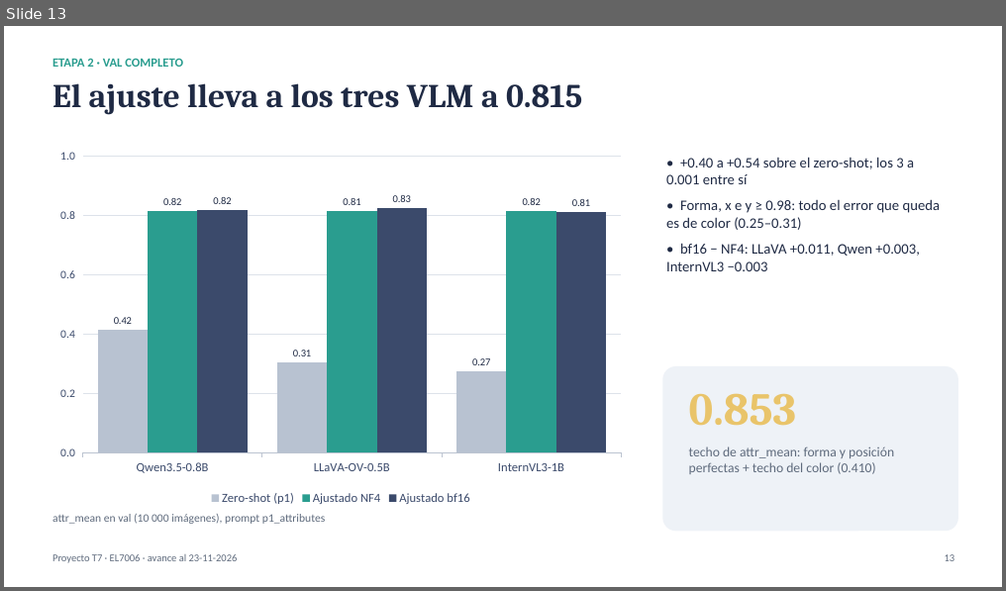
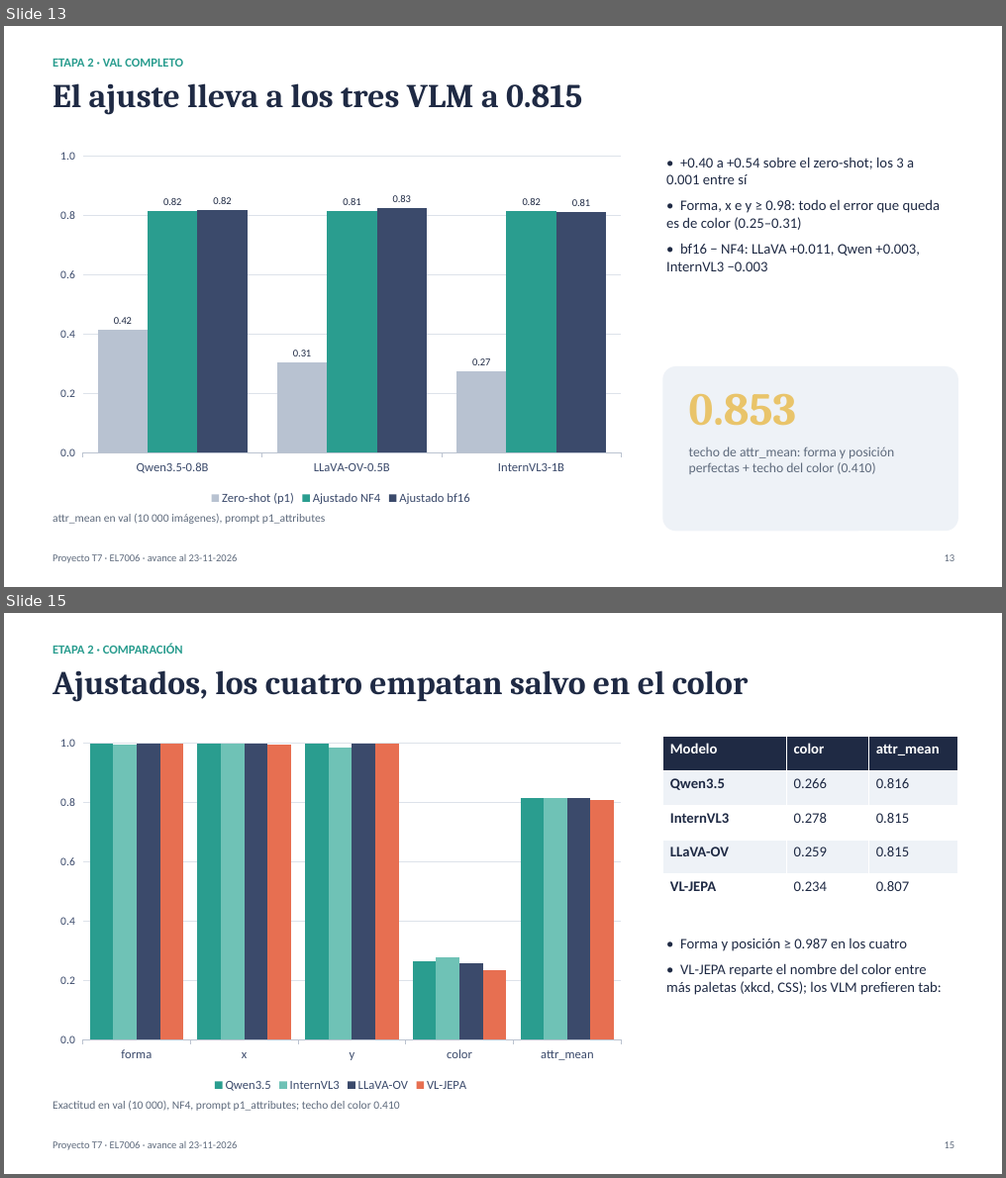
Before and after one commit to BrnoOr/Multimodal_LLM, a slide deck: docs/presentacion_avance.pptx. Shown one above the other, each under a label of ours: slide 13 before the commit, slides 13 and 15 after it; the slides between them are not shown. The pictures are 1006x591 and 1006x1178 pixels, drawn with LibreOffice and Linux fonts; fonts in the diff are those of the drawing. Boxes give left, top, right and bottom in pixels: in the first picture for what was removed or moved away, otherwise in the second. Text is boxed around its words. In the diff, an @@ line names an element or a change of style, - is before the commit and + after.

Commit message:
etapa2: VL-JEPA ajustado en val (0.807) y perdida de informacion; presentacion al dia

```diff
--- a/docs/presentacion_avance.pptx
+++ b/docs/presentacion_avance.pptx
@@ slide 15 added at (x1=4, y1=613, x2=1002, y2=1174), background #FFFFFF @@
@@ text added at (x1=53, y1=643, x2=183, y2=654), 12 pt, text #2A9D8F, bold @@
+ETAPA 2 · COMPARACIÓN
@@ text added at (x1=53, y1=670, x2=747, y2=702), 32 pt, text #1F2A44, bold @@
+Ajustados, los cuatro empatan salvo en el color
@@ column chart added at (x1=49, y1=729, x2=633, y2=1096) @@
+categories: forma, x, y, color, attr_mean
+Qwen3.5: 1, 1, 1, 0.27, 0.82
+InternVL3: 1, 1, 0.99, 0.28, 0.82
+LLaVA-OV: 1, 1, 1, 0.26, 0.81
+VL-JEPA: 1, 1, 1, 0.23, 0.81
@@ table added at (x1=662, y1=737, x2=958, y2=909), 5 rows, 3 columns @@
+Modelo | color | attr_mean
+Qwen3.5 | 0.266 | 0.816
+InternVL3 | 0.278 | 0.815
+LLaVA-OV | 0.259 | 0.815
+VL-JEPA | 0.234 | 0.807
@@ text added at (x1=666, y1=939, x2=941, y2=995), 14 pt, text #1F2A44 @@
+• Forma y posición ≥ 0.987 en los cuatro
+• VL-JEPA reparte el nombre del color entre más paletas (xkcd, CSS); los VLM prefieren tab:
@@ text added at (x1=53, y1=1101, x2=399, y2=1111), 11 pt, text #5F6B7D @@
+Exactitud en val (10 000), NF4, prompt p1_attributes; techo del color 0.410
@@ text added at (x1=53, y1=1142, x2=238, y2=1151), 10 pt, text #5F6B7D @@
+Proyecto T7 · EL7006 · avance al 23-11-2026
@@ text added at (x1=944, y1=1142, x2=955, y2=1149), 10 pt, text #5F6B7D @@
+15
```
Also in this commit, not shown: 5 slides changed, 1 other slide added, 2 other files.
